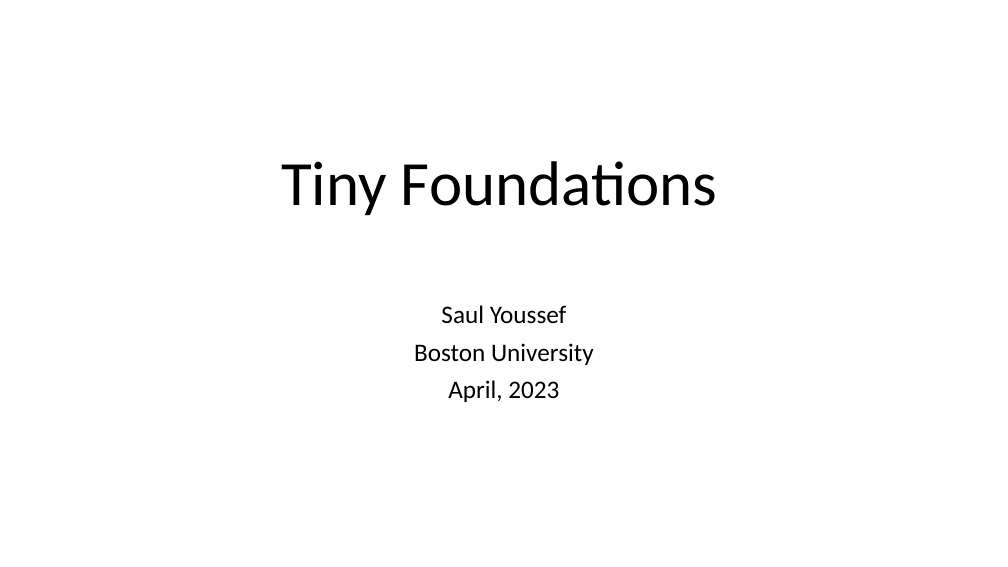
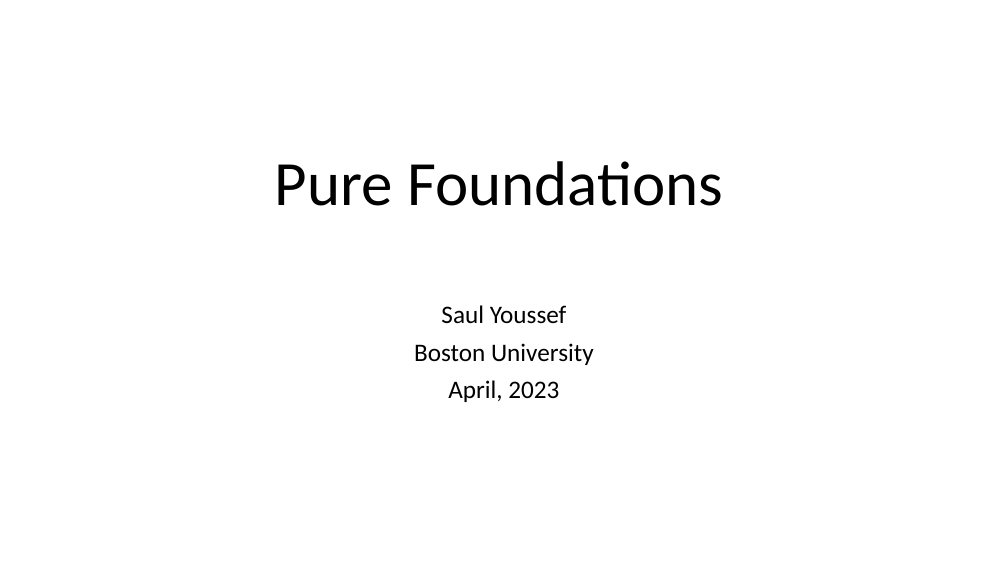
Before and after one commit to Saul-Youssef/coda, a slide deck: slide 1 of doc/talk/coda.pptx. Drawn at 1008x567 pixels with LibreOffice and Linux fonts; fonts in the diff are those of the drawing. Boxes give left, top, right and bottom in pixels: in the first picture for what was removed or moved away, otherwise in the second. Text is boxed around its words. In the diff, an @@ line names an element or a change of style, - is before the commit and + after.

```diff
--- a/doc/talk/coda.pptx
+++ b/doc/talk/coda.pptx
@@ title at (275,161,723,206): text changed @@
-Tiny Foundations
+Pure Foundations
```
Also in this commit, not shown: 4 other slides changed, 8 slides added, 5 slides removed, 4 other files.
